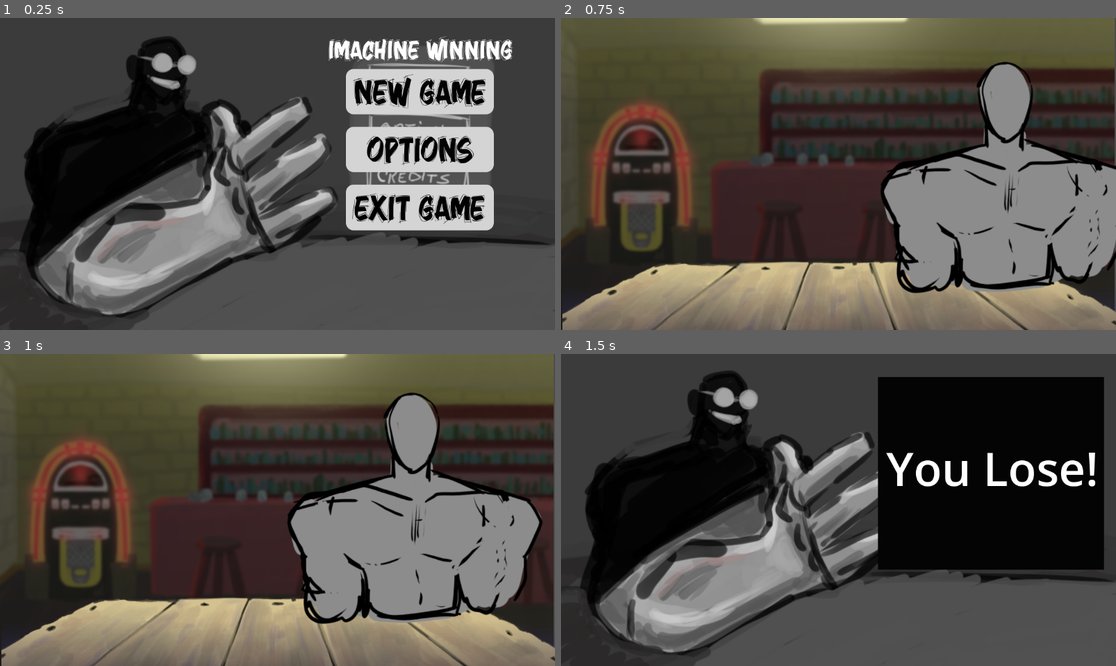
Above: before the commit, frames 1-4 (two rows, left to right).
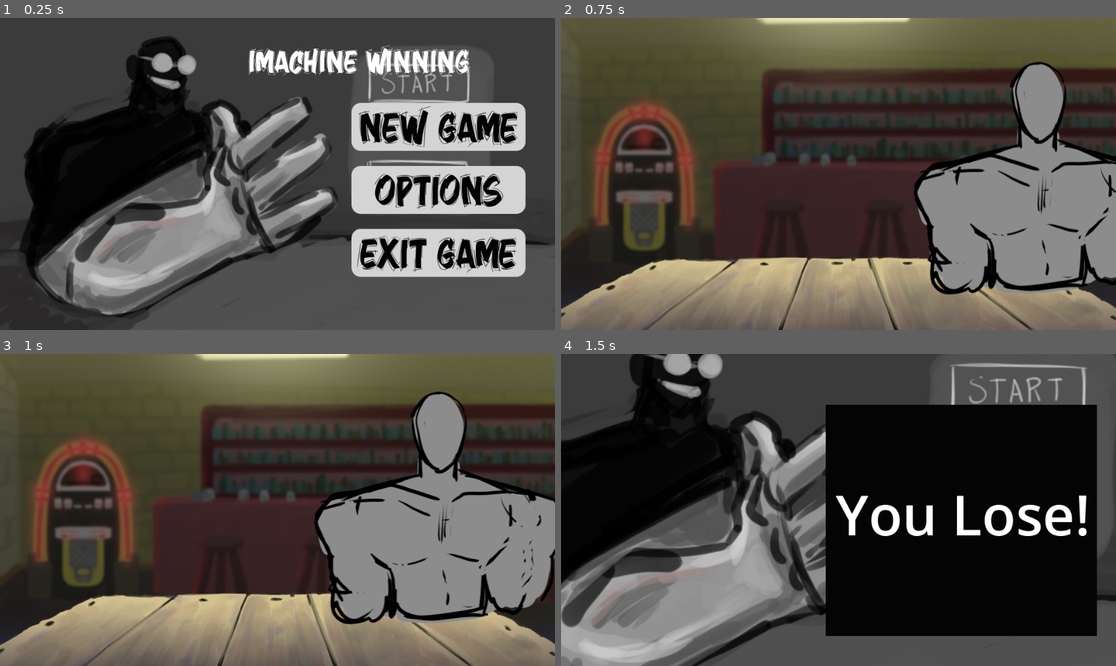
Above: after the commit, the same moments.

Repository: GinoNovello/ImachineWinning
Game: Godot game, scene res://Scenes/MainMenu/MainMenu.tscn
Two runs of this game, one before a commit and one after it. Both use one fixed random seed, a clock stepped at 60 frames per second and the inputs below.
Inputs:
- Up to frame 1 (0.25 s): no input
- Up to frame 2 (0.75 s): click "New Game" at 0.5 s
- Up to frame 3 (1 s): no input
- Up to frame 4 (1.5 s): tap Enter (ui_accept) at 1.25 s; hold Right (ui_right) from 1.28 s (still down); hold Space from 1.28 s (still down)

The runs differ from the first frame. In frame 1, 20% of the frame differs, in the area x 44-95%, y 5-84%; in frame 2, 15%; in frame 3, 15%; in frame 4, 47%, in the area x 0-100%, y 0-100%.

Commit message:
fix: screen size

Diff:
--- a/Scenes/MainMenu/MainMenu.tscn
+++ b/Scenes/MainMenu/MainMenu.tscn
@@ -56,10 +56,10 @@
 anchor_top = 0.5
 anchor_right = 0.5
 anchor_bottom = 0.5
-offset_left = 142.0
-offset_top = -218.0
-offset_right = 449.0
-offset_bottom = 117.0
+offset_left = 128.0
+offset_top = -123.0
+offset_right = 429.0
+offset_bottom = 178.0
 grow_horizontal = 2
 grow_vertical = 2
 theme_override_constants/separation = 26
@@ -105,10 +105,10 @@
 anchor_top = 0.5
 anchor_right = 0.5
 anchor_bottom = 0.5
-offset_left = 122.0
-offset_top = -292.0
-offset_right = 472.0
-offset_bottom = -227.0
+offset_left = -50.0
+offset_top = -229.0
+offset_right = 427.27692
+offset_bottom = -148.0
 grow_horizontal = 2
 grow_vertical = 2
 theme_override_fonts/font = ExtResource("2_h7a2f")
--- a/Scenes/common/arena.tscn
+++ b/Scenes/common/arena.tscn
@@ -6,11 +6,9 @@
 [node name="Arena" type="Node2D" unique_id=1421027996]
 
 [node name="Background" type="Sprite2D" parent="." unique_id=1738475104]
-position = Vector2(571.5, 325)
-scale = Vector2(1.203125, 1.2037038)
+position = Vector2(480, 270)
 texture = ExtResource("1_sea1x")
 
 [node name="Table" type="Sprite2D" parent="." unique_id=412420291]
-position = Vector2(579, 331)
-scale = Vector2(1.1999999, 1.2148148)
+position = Vector2(480, 270)
 texture = ExtResource("2_s1ktn")
--- a/Scenes/common/config_area.tscn
+++ b/Scenes/common/config_area.tscn
@@ -1,36 +1,32 @@
 [gd_scene format=3 uid="uid://cbnpa7vs7ii3e"]
 
 [ext_resource type="Texture2D" uid="uid://be1yrcwqrspyg" path="res://Images/ConfigBackground.png" id="1_tk2o4"]
-[ext_resource type="Script" uid="uid://in8momsxhoyk" path="res://scripts/flow/config_area.gd" id="1_tm3he"]
+[ext_resource type="Script" uid="uid://dlsrt3k6g6c3m" path="res://scripts/flow/config_area.gd" id="1_tm3he"]
 [ext_resource type="Texture2D" uid="uid://bxcplrjgn4trv" path="res://Images/ConfigTable.png" id="2_nmm7f"]
 [ext_resource type="Texture2D" uid="uid://cfbrthj7r62gf" path="res://Images/Sleeve.png" id="3_bf0jg"]
 [ext_resource type="Texture2D" uid="uid://bl2jmgf7ex8r8" path="res://Images/Machine.png" id="4_3o4ji"]
-[ext_resource type="Script" uid="uid://cmx7o55m51lth" path="res://scripts/core/machine.gd" id="6_4vnhm"]
+[ext_resource type="Script" uid="uid://b3mi1jksvban1" path="res://scripts/core/machine.gd" id="6_4vnhm"]
 
 [node name="ConfigArea" type="Node2D" unique_id=136853237]
 script = ExtResource("1_tm3he")
 
 [node name="ConfigBackground" type="Sprite2D" parent="." unique_id=13207611]
-position = Vector2(576, 325)
-scale = Vector2(1.1979166, 1.2259259)
+position = Vector2(480, 270)
 texture = ExtResource("1_tk2o4")
 
 [node name="ConfigTable" type="Sprite2D" parent="." unique_id=1138098881]
-position = Vector2(579, 327)
-scale = Vector2(1.2020833, 1.2111111)
+position = Vector2(480, 270)
 texture = ExtResource("2_nmm7f")
 
 [node name="PlayerArm" type="Node2D" parent="." unique_id=1602004681]
 
 [node name="Sleeve" type="Sprite2D" parent="PlayerArm" unique_id=449974510]
-position = Vector2(575.5, 320.5)
-scale = Vector2(1.1989583, 1.2166667)
+position = Vector2(480, 270)
 texture = ExtResource("3_bf0jg")
 
 [node name="Machine" type="Sprite2D" parent="PlayerArm" unique_id=1144025245]
 visible = false
-position = Vector2(575.5, 324)
-scale = Vector2(1.1989583, 1.2074074)
+position = Vector2(480, 270)
 texture = ExtResource("4_3o4ji")
 script = ExtResource("6_4vnhm")
 
--- a/Scenes/game/game_scene.tscn
+++ b/Scenes/game/game_scene.tscn
@@ -1,10 +1,9 @@
 [gd_scene format=3 uid="uid://850nyvt7h7o1"]
 
-[ext_resource type="Script" uid="uid://ww4h4h5mwyx5" path="res://scripts/flow/game_scene.gd" id="1_pleot"]
-[ext_resource type="PackedScene" path="res://Scenes/common/arena.tscn" id="2_0dabs"]
+[ext_resource type="Script" uid="uid://cqqamggvdpokj" path="res://scripts/flow/game_scene.gd" id="1_pleot"]
+[ext_resource type="PackedScene" uid="uid://vudeuxu7ft31" path="res://Scenes/common/arena.tscn" id="2_0dabs"]
 [ext_resource type="PackedScene" uid="uid://caj4uhqb1qhgs" path="res://Scenes/opponents/opponent1.tscn" id="3_7yj8c"]
 [ext_resource type="PackedScene" uid="uid://cbnpa7vs7ii3e" path="res://Scenes/common/config_area.tscn" id="4_a4e7o"]
-[ext_resource type="Script" uid="uid://b28xud47veguw" path="res://scripts/visuals/opponent_visual.gd" id="4_uupxf"]
 
 [node name="GameScene" type="Node2D" unique_id=1467769094]
 script = ExtResource("1_pleot")
@@ -18,7 +17,8 @@
 [node name="OpponentContainer" type="Node2D" parent="UI/Screens/Arena" unique_id=980667885]
 
 [node name="Opponent1" parent="UI/Screens/Arena/OpponentContainer" unique_id=315027034 instance=ExtResource("3_7yj8c")]
-script = ExtResource("4_uupxf")
+position = Vector2(-37, 9)
+scale = Vector2(0.9, 0.9)
 
 [node name="ConfigArea" parent="UI/Screens" unique_id=136853237 instance=ExtResource("4_a4e7o")]
 position = Vector2(0, 720)
--- a/Scenes/opponents/opponent1.tscn
+++ b/Scenes/opponents/opponent1.tscn
@@ -1,12 +1,11 @@
 [gd_scene format=3 uid="uid://caj4uhqb1qhgs"]
 
 [ext_resource type="Texture2D" uid="uid://44dou7raetg7" path="res://Images/Opponent1.png" id="1_cqb0i"]
-[ext_resource type="Script" path="res://scripts/visuals/opponent_visual.gd" id="2_visual"]
+[ext_resource type="Script" uid="uid://b28xud47veguw" path="res://scripts/visuals/opponent_visual.gd" id="2_visual"]
 
 [node name="Opponent1" type="Node2D" unique_id=315027034]
 script = ExtResource("2_visual")
 
 [node name="Sprite2D" type="Sprite2D" parent="." unique_id=1185436456]
-position = Vector2(577, 324)
-scale = Vector2(1.2, 1.1925926)
+position = Vector2(480, 270)
 texture = ExtResource("1_cqb0i")
--- a/Scenes/opponents/opponent10.tscn
+++ b/Scenes/opponents/opponent10.tscn
@@ -8,6 +8,5 @@
 
 [node name="Sprite2D" type="Sprite2D" parent="." unique_id=1616041956]
 modulate = Color(0.6, 0.6, 0.6, 1)
-position = Vector2(577, 324)
-scale = Vector2(1.2, 1.1925926)
+position = Vector2(480, 270)
 texture = ExtResource("2_texture")
--- a/Scenes/opponents/opponent2.tscn
+++ b/Scenes/opponents/opponent2.tscn
@@ -3,11 +3,10 @@
 [ext_resource type="Script" uid="uid://b28xud47veguw" path="res://scripts/visuals/opponent_visual.gd" id="1_w45p6"]
 [ext_resource type="Texture2D" uid="uid://44dou7raetg7" path="res://Images/Opponent1.png" id="2_sxjp7"]
 
-[node name="Opponent2" type="Node2D"]
+[node name="Opponent2" type="Node2D" unique_id=1071274919]
 script = ExtResource("1_w45p6")
 
 [node name="Sprite2D" type="Sprite2D" parent="." unique_id=1185436456]
-modulate = Color(0.8, 0.9, 1.0, 1)
-position = Vector2(577, 324)
-scale = Vector2(1.2, 1.1925926)
+modulate = Color(0.8, 0.9, 1, 1)
+position = Vector2(480, 270)
 texture = ExtResource("2_sxjp7")
--- a/Scenes/opponents/opponent3.tscn
+++ b/Scenes/opponents/opponent3.tscn
@@ -1,13 +1,12 @@
-[gd_scene format=3]
+[gd_scene format=3 uid="uid://1ygw2yltrqxp"]
 
-[ext_resource type="Script" path="res://scripts/visuals/opponent_visual.gd" id="1_visual"]
-[ext_resource type="Texture2D" path="res://Images/Opponent1.png" id="2_texture"]
+[ext_resource type="Script" uid="uid://b28xud47veguw" path="res://scripts/visuals/opponent_visual.gd" id="1_visual"]
+[ext_resource type="Texture2D" uid="uid://44dou7raetg7" path="res://Images/Opponent1.png" id="2_texture"]
 
-[node name="Opponent3" type="Node2D"]
+[node name="Opponent3" type="Node2D" unique_id=464548436]
 script = ExtResource("1_visual")
 
-[node name="Sprite2D" type="Sprite2D" parent="."]
-modulate = Color(0.9, 1.0, 0.8, 1)
-position = Vector2(577, 324)
-scale = Vector2(1.2, 1.1925926)
+[node name="Sprite2D" type="Sprite2D" parent="." unique_id=2130801461]
+modulate = Color(0.9, 1, 0.8, 1)
+position = Vector2(480, 270)
 texture = ExtResource("2_texture")
--- a/Scenes/opponents/opponent4.tscn
+++ b/Scenes/opponents/opponent4.tscn
@@ -1,13 +1,12 @@
-[gd_scene format=3]
+[gd_scene format=3 uid="uid://5ls4u0osdpjd"]
 
-[ext_resource type="Script" path="res://scripts/visuals/opponent_visual.gd" id="1_visual"]
-[ext_resource type="Texture2D" path="res://Images/Opponent1.png" id="2_texture"]
+[ext_resource type="Script" uid="uid://b28xud47veguw" path="res://scripts/visuals/opponent_visual.gd" id="1_visual"]
+[ext_resource type="Texture2D" uid="uid://44dou7raetg7" path="res://Images/Opponent1.png" id="2_texture"]
 
-[node name="Opponent4" type="Node2D"]
+[node name="Opponent4" type="Node2D" unique_id=88687859]
 script = ExtResource("1_visual")
 
-[node name="Sprite2D" type="Sprite2D" parent="."]
-modulate = Color(1.0, 0.85, 0.85, 1)
-position = Vector2(577, 324)
-scale = Vector2(1.2, 1.1925926)
+[node name="Sprite2D" type="Sprite2D" parent="." unique_id=1619302890]
+modulate = Color(1, 0.85, 0.85, 1)
+position = Vector2(480, 270)
 texture = ExtResource("2_texture")
--- a/Scenes/opponents/opponent5.tscn
+++ b/Scenes/opponents/opponent5.tscn
@@ -1,13 +1,12 @@
-[gd_scene format=3]
+[gd_scene format=3 uid="uid://cvlrg1si58s6q"]
 
-[ext_resource type="Script" path="res://scripts/visuals/opponent_visual.gd" id="1_visual"]
-[ext_resource type="Texture2D" path="res://Images/Opponent1.png" id="2_texture"]
+[ext_resource type="Script" uid="uid://b28xud47veguw" path="res://scripts/visuals/opponent_visual.gd" id="1_visual"]
+[ext_resource type="Texture2D" uid="uid://44dou7raetg7" path="res://Images/Opponent1.png" id="2_texture"]
 
-[node name="Opponent5" type="Node2D"]
+[node name="Opponent5" type="Node2D" unique_id=1988780458]
 script = ExtResource("1_visual")
 
-[node name="Sprite2D" type="Sprite2D" parent="."]
-modulate = Color(1.0, 0.9, 0.7, 1)
-position = Vector2(577, 324)
-scale = Vector2(1.2, 1.1925926)
+[node name="Sprite2D" type="Sprite2D" parent="." unique_id=1398681444]
+modulate = Color(1, 0.9, 0.7, 1)
+position = Vector2(480, 270)
 texture = ExtResource("2_texture")
--- a/Scenes/opponents/opponent6.tscn
+++ b/Scenes/opponents/opponent6.tscn
@@ -1,13 +1,12 @@
-[gd_scene format=3]
+[gd_scene format=3 uid="uid://mokv6ysskdqi"]
 
-[ext_resource type="Script" path="res://scripts/visuals/opponent_visual.gd" id="1_visual"]
-[ext_resource type="Texture2D" path="res://Images/Opponent1.png" id="2_texture"]
+[ext_resource type="Script" uid="uid://b28xud47veguw" path="res://scripts/visuals/opponent_visual.gd" id="1_visual"]
+[ext_resource type="Texture2D" uid="uid://44dou7raetg7" path="res://Images/Opponent1.png" id="2_texture"]
 
-[node name="Opponent6" type="Node2D"]
+[node name="Opponent6" type="Node2D" unique_id=1503904537]
 script = ExtResource("1_visual")
 
-[node name="Sprite2D" type="Sprite2D" parent="."]
-modulate = Color(0.9, 0.8, 1.0, 1)
-position = Vector2(577, 324)
-scale = Vector2(1.2, 1.1925926)
+[node name="Sprite2D" type="Sprite2D" parent="." unique_id=1719027658]
+modulate = Color(0.9, 0.8, 1, 1)
+position = Vector2(480, 270)
 texture = ExtResource("2_texture")
--- a/Scenes/opponents/opponent7.tscn
+++ b/Scenes/opponents/opponent7.tscn
@@ -1,13 +1,12 @@
-[gd_scene format=3]
+[gd_scene format=3 uid="uid://ducl7ou4s5vti"]
 
-[ext_resource type="Script" path="res://scripts/visuals/opponent_visual.gd" id="1_visual"]
-[ext_resource type="Texture2D" path="res://Images/Opponent1.png" id="2_texture"]
+[ext_resource type="Script" uid="uid://b28xud47veguw" path="res://scripts/visuals/opponent_visual.gd" id="1_visual"]
+[ext_resource type="Texture2D" uid="uid://44dou7raetg7" path="res://Images/Opponent1.png" id="2_texture"]
 
-[node name="Opponent7" type="Node2D"]
+[node name="Opponent7" type="Node2D" unique_id=1928660799]
 script = ExtResource("1_visual")
 
-[node name="Sprite2D" type="Sprite2D" parent="."]
+[node name="Sprite2D" type="Sprite2D" parent="." unique_id=10028923]
 modulate = Color(0.7, 0.9, 0.9, 1)
-position = Vector2(577, 324)
-scale = Vector2(1.2, 1.1925926)
+position = Vector2(480, 270)
 texture = ExtResource("2_texture")
--- a/Scenes/opponents/opponent8.tscn
+++ b/Scenes/opponents/opponent8.tscn
@@ -1,13 +1,12 @@
-[gd_scene format=3]
+[gd_scene format=3 uid="uid://cvo2nwmewa1xg"]
 
-[ext_resource type="Script" path="res://scripts/visuals/opponent_visual.gd" id="1_visual"]
-[ext_resource type="Texture2D" path="res://Images/Opponent1.png" id="2_texture"]
+[ext_resource type="Script" uid="uid://b28xud47veguw" path="res://scripts/visuals/opponent_visual.gd" id="1_visual"]
+[ext_resource type="Texture2D" uid="uid://44dou7raetg7" path="res://Images/Opponent1.png" id="2_texture"]
 
-[node name="Opponent8" type="Node2D"]
+[node name="Opponent8" type="Node2D" unique_id=835440733]
 script = ExtResource("1_visual")
 
-[node name="Sprite2D" type="Sprite2D" parent="."]
-modulate = Color(1.0, 0.75, 0.9, 1)
-position = Vector2(577, 324)
-scale = Vector2(1.2, 1.1925926)
+[node name="Sprite2D" type="Sprite2D" parent="." unique_id=850410866]
+modulate = Color(1, 0.75, 0.9, 1)
+position = Vector2(480, 270)
 texture = ExtResource("2_texture")
--- a/Scenes/opponents/opponent9.tscn
+++ b/Scenes/opponents/opponent9.tscn
@@ -1,13 +1,12 @@
-[gd_scene format=3]
+[gd_scene format=3 uid="uid://bdx3cuu2yn5xk"]
 
-[ext_resource type="Script" path="res://scripts/visuals/opponent_visual.gd" id="1_visual"]
-[ext_resource type="Texture2D" path="res://Images/Opponent1.png" id="2_texture"]
+[ext_resource type="Script" uid="uid://b28xud47veguw" path="res://scripts/visuals/opponent_visual.gd" id="1_visual"]
+[ext_resource type="Texture2D" uid="uid://44dou7raetg7" path="res://Images/Opponent1.png" id="2_texture"]
 
-[node name="Opponent9" type="Node2D"]
+[node name="Opponent9" type="Node2D" unique_id=1249813849]
 script = ExtResource("1_visual")
 
-[node name="Sprite2D" type="Sprite2D" parent="."]
+[node name="Sprite2D" type="Sprite2D" parent="." unique_id=1458297974]
 modulate = Color(0.85, 0.85, 0.7, 1)
-position = Vector2(577, 324)
-scale = Vector2(1.2, 1.1925926)
+position = Vector2(480, 270)
 texture = ExtResource("2_texture")
--- a/Scenes/results/lose_scene.tscn
+++ b/Scenes/results/lose_scene.tscn
@@ -5,15 +5,14 @@
 [node name="LoseScene" type="Node2D" unique_id=1929948916]
 
 [node name="Sprite2D" type="Sprite2D" parent="." unique_id=1732400748]
-position = Vector2(578.25, 324)
-scale = Vector2(0.9078431, 0.9162011)
+position = Vector2(466.25, 270)
 texture = ExtResource("1_kcm7k")
 
 [node name="ColorRect" type="ColorRect" parent="." unique_id=527169767]
-offset_left = 658.0
-offset_top = 48.0
-offset_right = 1127.0
-offset_bottom = 448.0
+offset_left = 458.0
+offset_top = 88.0
+offset_right = 927.0
+offset_bottom = 488.0
 color = Color(0.015686275, 0.015686275, 0.015686275, 1)
 
 [node name="Label" type="Label" parent="ColorRect" unique_id=1440450864]
--- a/Scenes/results/win_scene.tscn
+++ b/Scenes/results/win_scene.tscn
@@ -5,15 +5,14 @@
 [node name="LoseScene" type="Node2D" unique_id=1929948916]
 
 [node name="Sprite2D" type="Sprite2D" parent="." unique_id=1732400748]
-position = Vector2(578.25, 324)
-scale = Vector2(0.9078431, 0.9162011)
+position = Vector2(480, 270)
 texture = ExtResource("1_fmpr8")
 
 [node name="ColorRect" type="ColorRect" parent="." unique_id=527169767]
-offset_left = 658.0
-offset_top = 48.0
-offset_right = 1127.0
-offset_bottom = 448.0
+offset_left = 431.0
+offset_top = 65.0
+offset_right = 900.0
+offset_bottom = 465.0
 color = Color(0.015686275, 0.015686275, 0.015686275, 1)
 
 [node name="Label" type="Label" parent="ColorRect" unique_id=1440450864]
--- a/project.godot
+++ b/project.godot
@@ -19,6 +19,11 @@
 
 GameManager="*res://scripts/flow/game_manager.gd"
 
+[display]
+
+window/size/viewport_width=960
+window/size/viewport_height=540
+
 [physics]
 
 3d/physics_engine="Jolt Physics"
Not shown: 1 places in Scenes/MainMenu/MainMenu.tscn that only renumber resources
